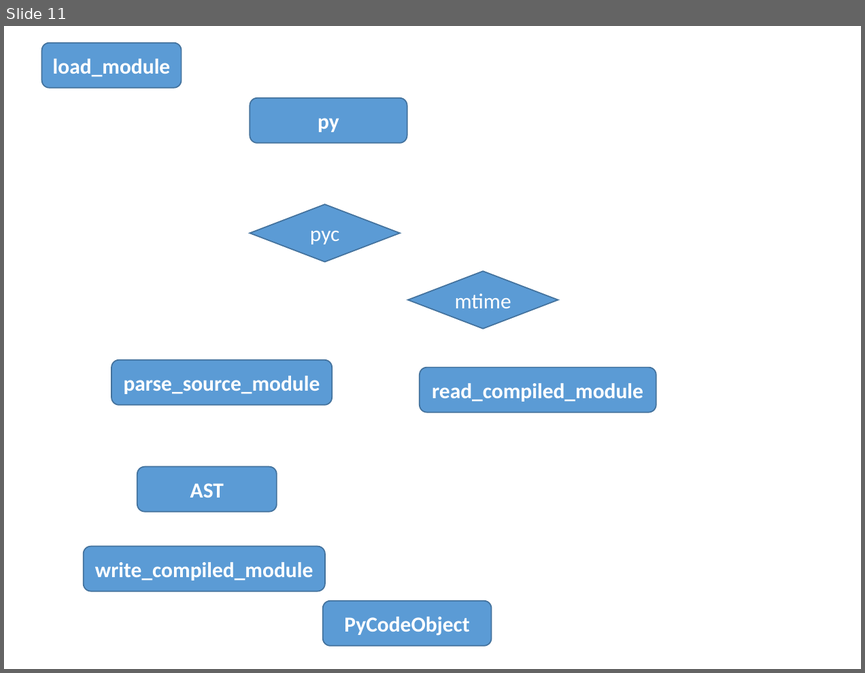
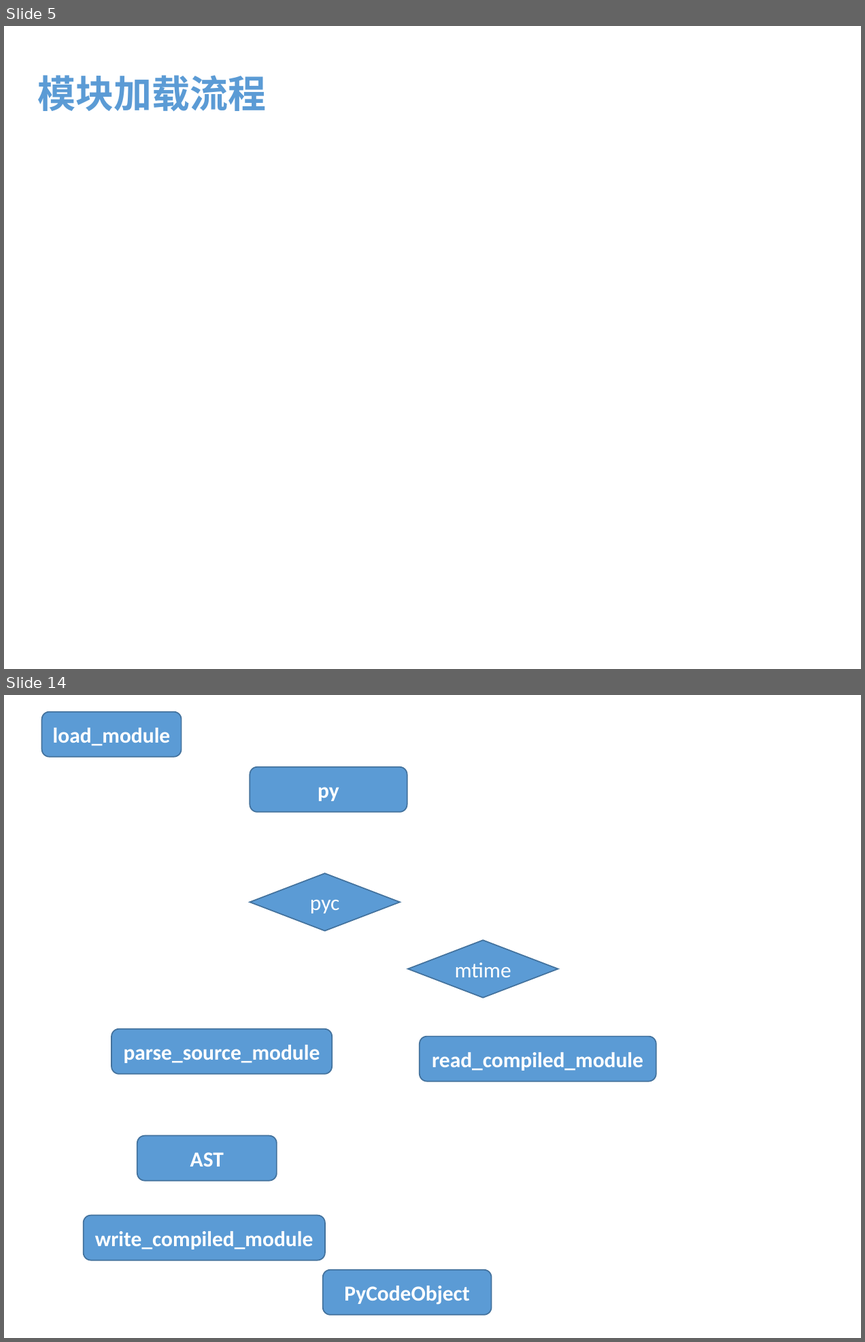
Before and after one commit to menfeng/studynote, a slide deck: python/source code/import/import.pptx. Shown one above the other, each under a label of ours: slide 11 before the commit, slides 5 and 14 after it; the slides between them are not shown. The pictures are 865x673 and 865x1342 pixels, drawn with LibreOffice and Linux fonts; fonts in the diff are those of the drawing. Boxes give left, top, right and bottom in pixels: in the first picture for what was removed or moved away, otherwise in the second. Text is boxed around its words. In the diff, an @@ line names an element or a change of style, - is before the commit and + after.

```diff
--- a/python/source code/import/import.pptx
+++ b/python/source code/import/import.pptx
@@ slide 5 added at box(4, 26, 861, 669), background #FFFFFF @@
@@ text added at box(37, 75, 266, 111), 32 pt, text #5B9BD5, bold @@
+模块加载流程
@@ what was slide 11 is now slide 14 @@
```
Also in this commit, not shown: 8 slides changed, 4 other slides added, 2 slides removed.
